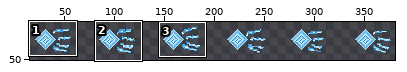
Edited in one commit: sprite sheet (Assets/Art/Towers/fishtower_Blue_fire.png). Above: a wide view before the commit, with the close-up outlined.
Close-up. Before:
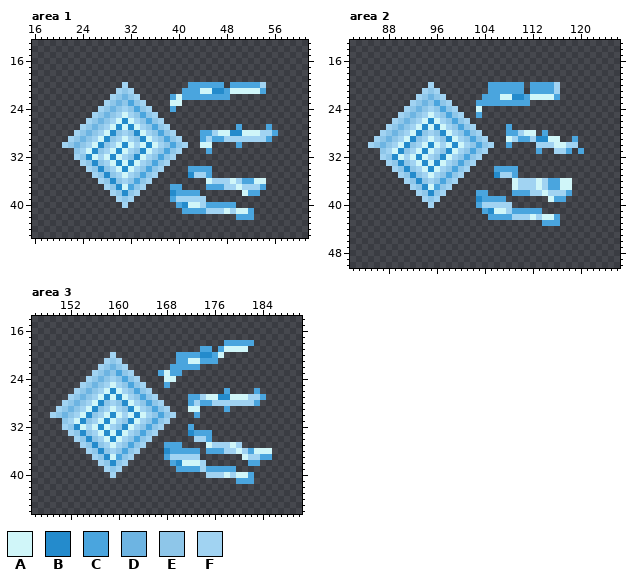
The file is 512x64 pixels. Shown: area 1: x 16..61, y 13..45; area 2: x 82..126, y 13..50; area 3: x 146..190, y 14..46. The wide view leaves out empty margins. The commit also changed other parts of the picture, which this record leaves out.
Palette (. is transparent): A #d0f6f9  B #248bcc  C #4aa5de  D #6db4e2  E #8ec6e9  F #a1d3f2
The same view after the edit:
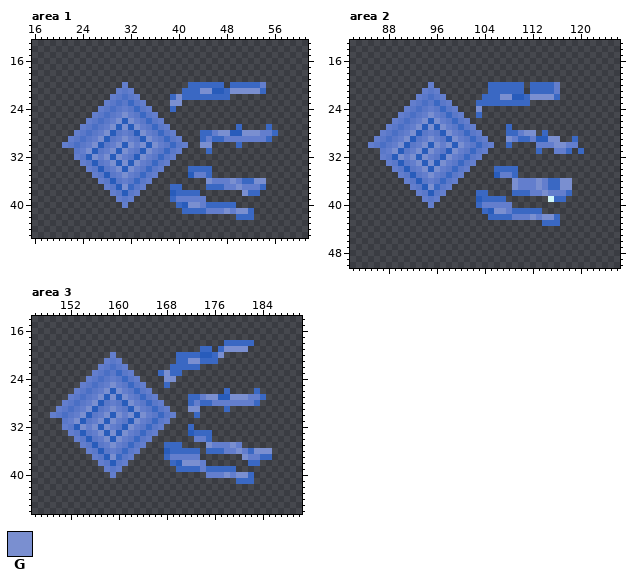
Colours new in this view: G #7a8fd0
What changed:
colour B: #248bcc -> #285cbb
colour C: #4aa5de -> #3a68c3
colour D: #6db4e2 -> #4a6fc5
colour E: #8ec6e9 -> #5a78c9
colour F: #a1d3f2 -> #637ecd
Changed rows in their new state; - is a pixel that keeps its letter.
Area 1:
first column x 25:
21 -------------------GG---GGGGG-
22 ---------------G--------------
23 --------------GG--------------
25 ------G-----------------------
26 -----G-G----------------------
27 ----G-G-G---------------------
28 ---G-----G------------GG--GGG-
29 --G---G---G-------------------
30 -G---G-G-G-G-------GG---------
31 G---G-G---G-------------------
32 -G-G-G---G--------------------
33 ----G-G-G---------------------
34 -----G-G----------------------
35 ------G-----------------------
36 --------------------G---G---GG
37 ------G------------------G----
38 --------------------------G---
40 -----------------GG-----------
41 -----------------------G-GG---
Area 2:
first column x 89:
22 ------------------GG---GGGG---
24 --------------G---------------
25 ------G-----------------------
26 -----G-G----------------------
27 ----G-G-G---------------------
28 ---G-----G------------GG------
29 --G---G---G--------G------GG--
30 -G---G-G-G-G---------------GG-
31 G---G-G---G-------------------
32 -G-G-G---G--------------------
33 ----G-G-G---------------------
34 -----G-G----------------------
35 ------G-----------------------
36 --------------------G---G---GG
37 ------G-------------G---G---GG
38 -------------------------G----
41 -----------------GG-----------
42 -----------------------G-GG---
Area 3:
first column x 153:
19 -------------------------GGGG----
20 ------------------------G--------
21 -------------------GG------------
23 ---------------G-----------------
24 ---------------GG----------------
25 ------G--------------------------
26 -----G-G-------------------------
27 ----G-G-G-------------GG--GGG----
28 ---G-----G-----------------------
29 --G---G---G--------GG------------
30 -G---G-G-G-G---------------------
31 G---G-G---G----------------------
32 -G-G-G---G-----------------------
33 ----G-G-G------------------------
34 -----G-G-------------------------
35 ------G---------------G---G------
36 ---------------------------G--GGG
37 ------G---------------------G----
38 ------------------GGG------------
40 -------------------------G-GG----
Changed places in both close-ups, as pixel boxes (x1, y1, x2, y2):
changed: (62, 82, 278, 220)
changed: (368, 82, 584, 226)
changed: (50, 340, 272, 484)
